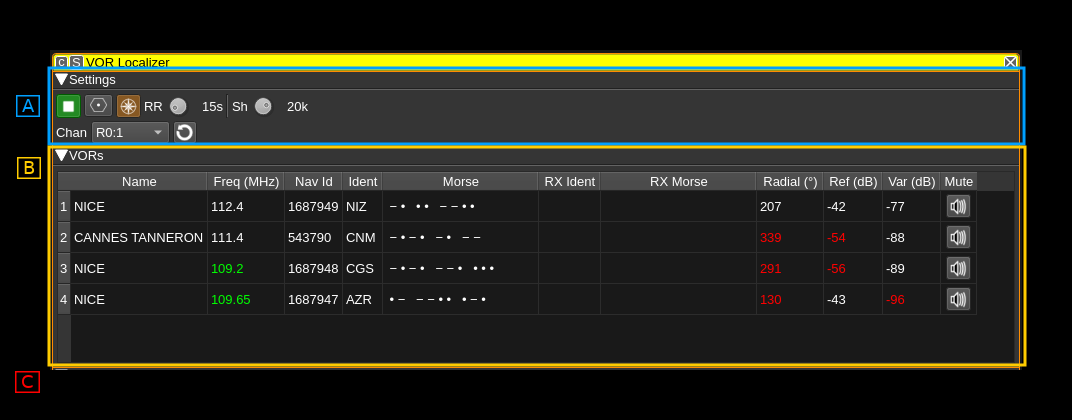
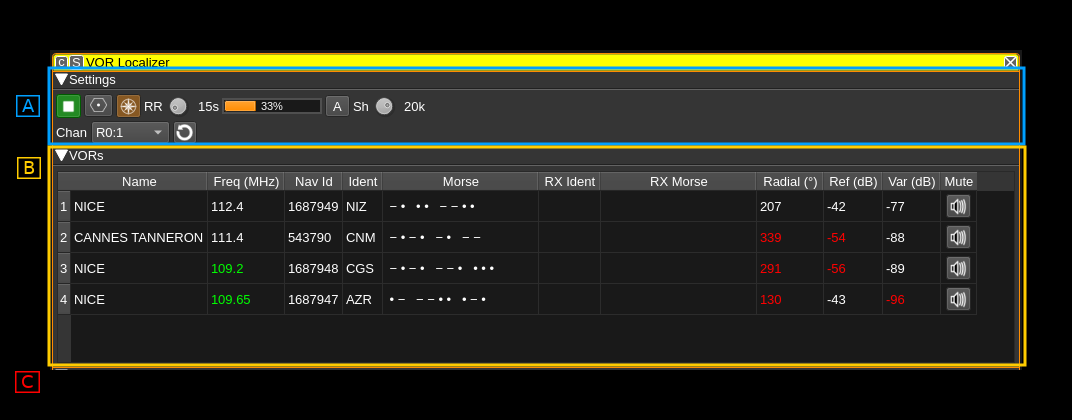
Layer changes from the first 1072x420 image to the second:
added layer "Patch_01" above "Pasted Layer" over 199, 94, 425, 118
